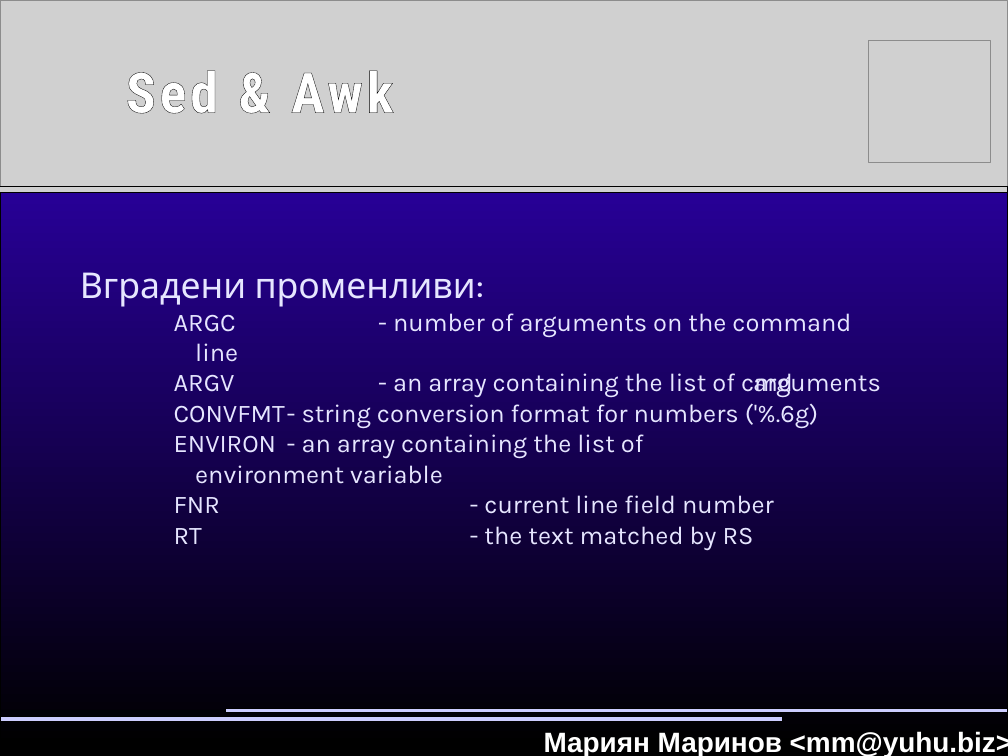
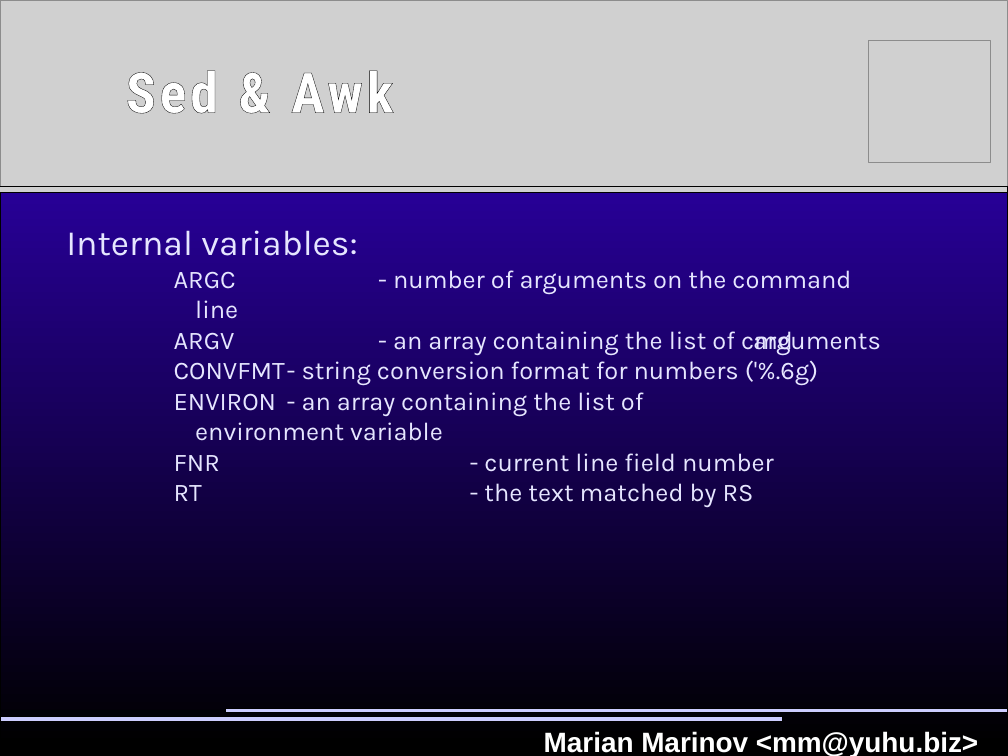
Before and after one commit to hackman/linux-sysadmin-course, a slide deck: slide 12 of presentations/Sed_and_awk.odp (slide 11 before the commit). Drawn at 1008x756 pixels with LibreOffice and Linux fonts; fonts in the diff are those of the drawing; grey boxes stand for pictures. Boxes give left, top, right and bottom in pixels: in the first picture for what was removed or moved away, otherwise in the second. Text is boxed around its words. In the diff, an @@ line names an element or a change of style, - is before the commit and + after.

```diff
--- a/presentations/Sed_and_awk.odp
+++ b/presentations/Sed_and_awk.odp
@@ text at (66, 230, 357, 256): text changed @@
-Вградени променливи:
+Internal variables:
@@ text at (544, 731, 978, 756): text changed @@
-Мариян Маринов <mm@yuhu.biz>
+Marian Marinov <mm@yuhu.biz>
```
Also in this commit, not shown: 6 other slides changed, 8 slides added, 6 slides removed.
